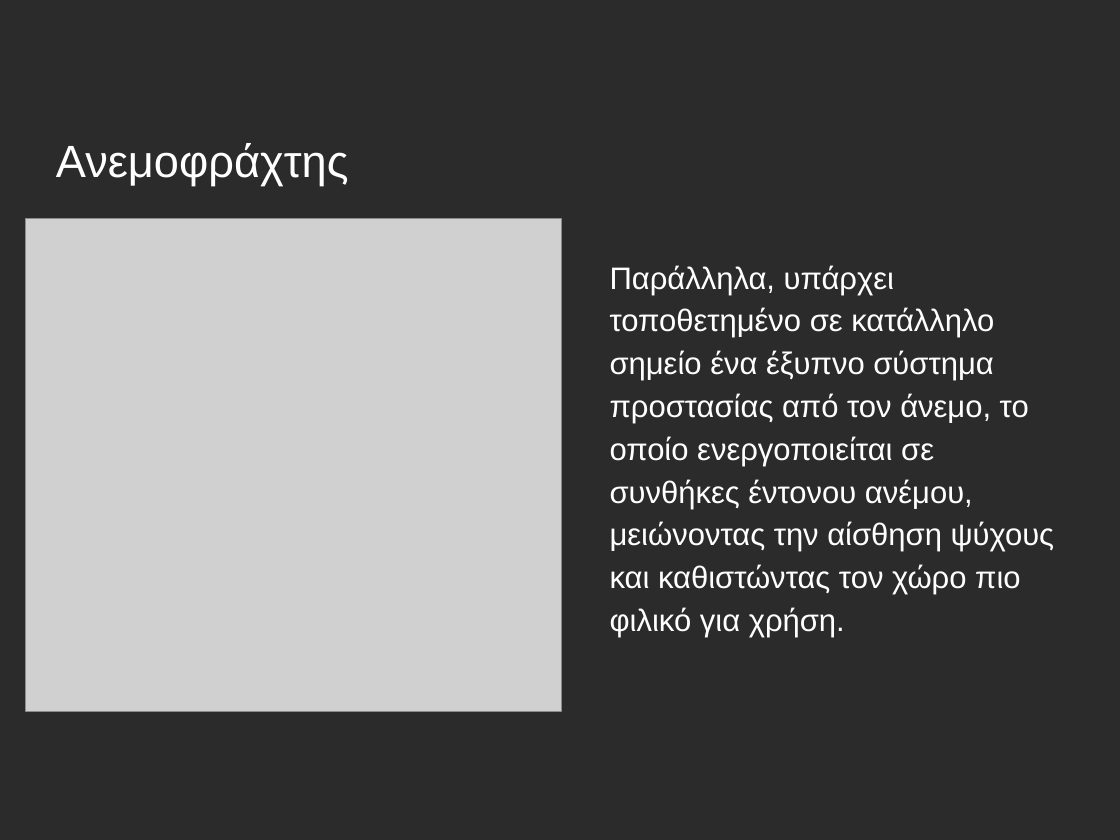
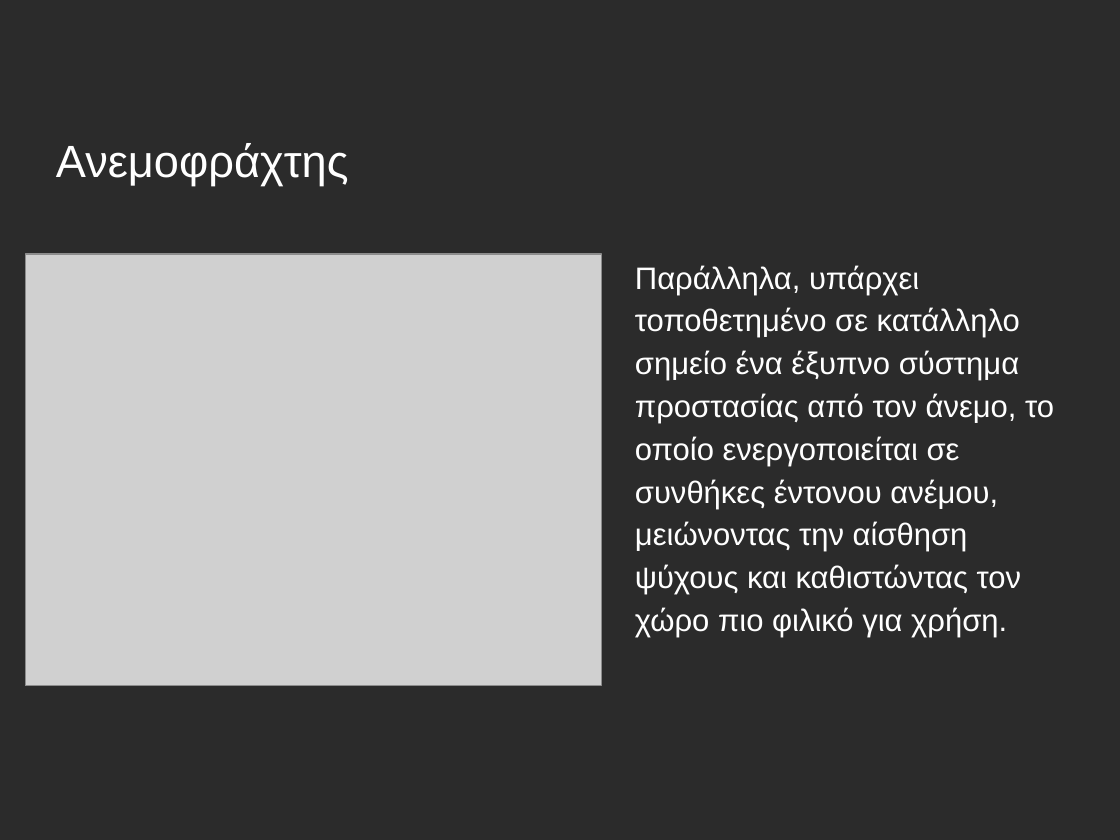
Before and after one commit to tpelab-54dim-piraeus/smart-weather-station, a slide deck: slide 12 of Παρουσίαση/Έξυπνος σταθμός παρακολούθησης κλίματος.odp. Drawn at 1120x840 pixels with LibreOffice and Linux fonts; fonts in the diff are those of the drawing; grey boxes stand for pictures; background and template pictures are left out; a plain dark background stands for a picture behind light text. Boxes give left, top, right and bottom in pixels: in the first picture for what was removed or moved away, otherwise in the second. Text is boxed around its words. In the diff, an @@ line names an element or a change of style, - is before the commit and + after.

```diff
--- a/Παρουσίαση/Έξυπνος σταθμός παρακολούθησης κλίματος.odp
+++ b/Παρουσίαση/Έξυπνος σταθμός παρακολούθησης κλίματος.odp
@@ picture: place and size @@
-picture at bbox=[25, 219, 561, 711]
+picture at bbox=[25, 254, 602, 686]
@@ text "Παράλληλα, υπάρχει τοποθετημένο σε κατάλληλο ..." rewrapped from bbox=[610, 265, 1055, 595] to bbox=[635, 265, 1054, 637] @@
```
Also in this commit, not shown: 4 other slides changed.
